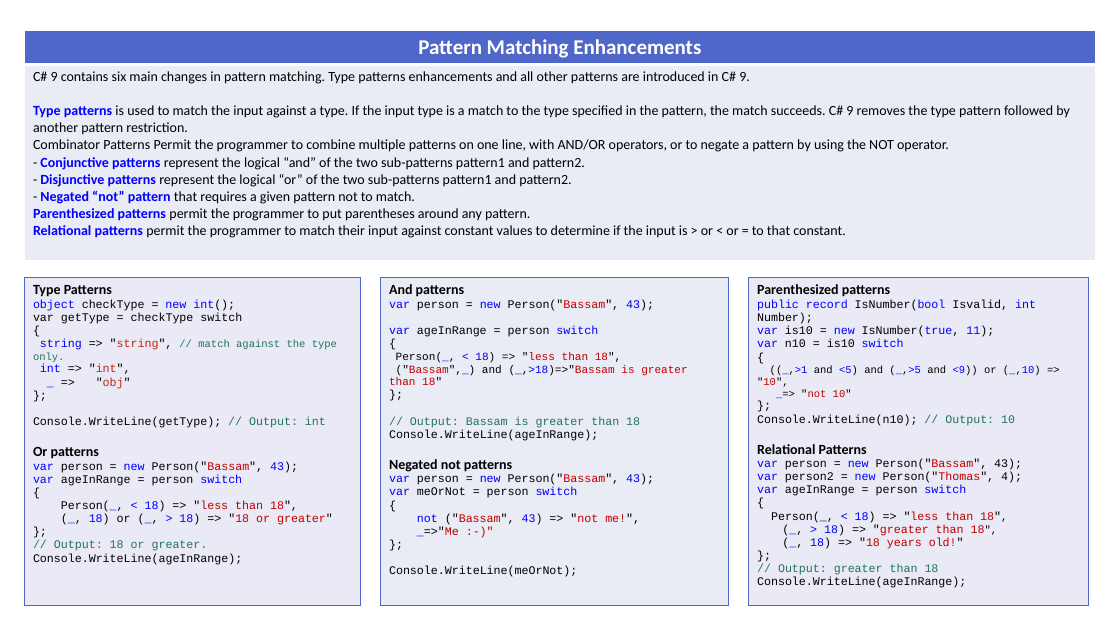
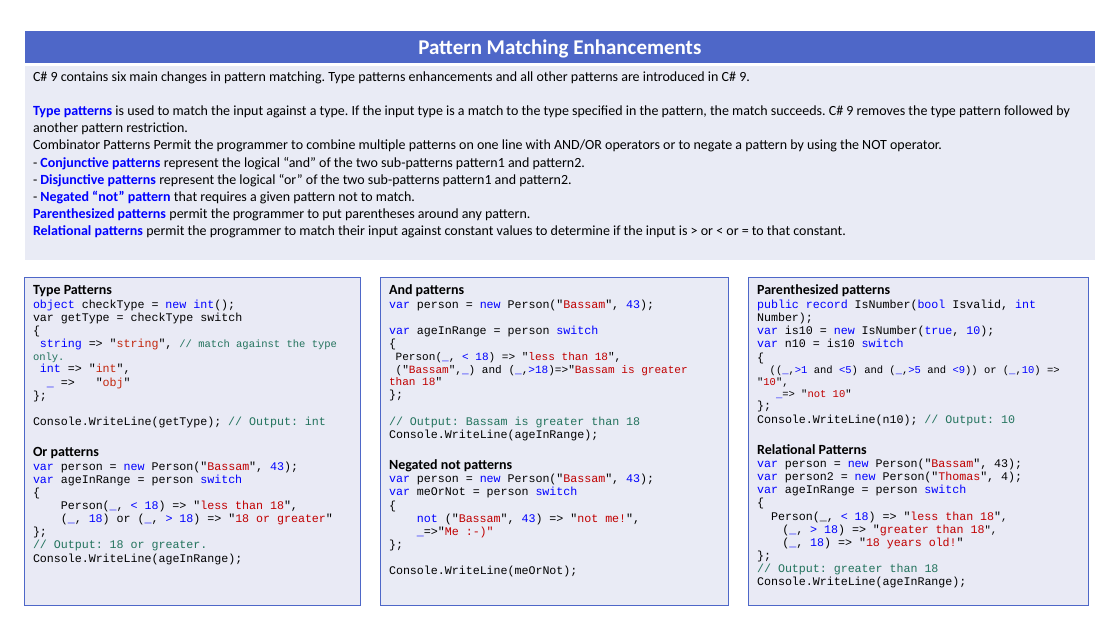
Before and after one commit to alugili/CSharp-9-CheatSheet, a slide deck: slide 2 of CSharp_9_CheatSheet.pptx. Drawn at 1120x630 pixels with LibreOffice and Linux fonts; fonts in the diff are those of the drawing. Boxes give left, top, right and bottom in pixels: in the first picture for what was removed or moved away, otherwise in the second. Text is boxed around its words. In the diff, an @@ line names an element or a change of style, - is before the commit and + after.

```diff
--- a/CSharp_9_CheatSheet.pptx
+++ b/CSharp_9_CheatSheet.pptx
@@ table at <box>24,30,1096,257</box> @@
-row 2, column 1: C# 9 contains six main changes in pattern matching. Type patterns enhancements and all other patterns are introduced in C# 9. / Type patterns is used to match the input against a type. If the input type is a match to the type specified in the pattern, the match succeeds. C# 9 removes the type pattern followed by another pattern restriction. / Combinator Patterns Permit the programmer to combine multiple patterns on one line, with AND/OR operators, or to negate a pattern by using the NOT operator. / - Conjunctive patterns represent the logical “and” of the two sub-patterns pattern1 and pattern2. / - Disjunctive patterns represent the logical “or” of the two sub-patterns pattern1 and pattern2. / - Negated “not” pattern that requires a given pattern not to match. / Parenthesized patterns permit the programmer to put parentheses around any pattern. / Relational patterns permit the programmer to match their input against constant values to determine if the input is > or < or = to that constant.
+row 2, column 1: C# 9 contains six main changes in pattern matching. Type patterns enhancements and all other patterns are introduced in C# 9. / Type patterns is used to match the input against a type. If the input type is a match to the type specified in the pattern, the match succeeds. C# 9 removes the type pattern followed by another pattern restriction. / Combinator Patterns Permit the programmer to combine multiple patterns on one line with AND/OR operators or to negate a pattern by using the NOT operator. / - Conjunctive patterns represent the logical “and” of the two sub-patterns pattern1 and pattern2. / - Disjunctive patterns represent the logical “or” of the two sub-patterns pattern1 and pattern2. / - Negated “not” pattern that requires a given pattern not to match. / Parenthesized patterns permit the programmer to put parentheses around any pattern. / Relational patterns permit the programmer to match their input against constant values to determine if the input is > or < or = to that constant.
@@ table at <box>749,277,1088,606</box> @@
@@ row 1, column 1: "Parenthesized patterns / public record IsNumber(bool Isvalid, int Number); / var is10 = new IsNumber(true, 11); / var n10 = is10 switch / { / ((_,>1 and <5) and (_,>5 and <9)) or (_,10) => "10", / _=> "not 10" / }; / Console.WriteLine(n10); // Output: 10 / Relational Patterns / var person = new Person("Bassam", 43); / var person2 = new Person("Thomas", 4); / var ageInRange = person switch / { / Person(_, < 18) => "less than 18", / (_, > 18) => "greater than 18", / (_, 18) => "18 years old!" / }; / // Output: greater than 18 / Console.WriteLine(ageInRange);" to "Parenthesized patterns / public record IsNumber(bool Isvalid, int Number); / var is10 = new IsNumber(true, 10); / var n10 = is10 switch / { / ((_,>1 and <5) and (_,>5 and <9)) or (_,10) => "10", / _=> "not 10" / }; / Console.WriteLine(n10); // Output: 10 / Relational Patterns / var person = new Person("Bassam", 43); / var person2 = new Person("Thomas", 4); / var ageInRange = person switch / { / Person(_, < 18) => "less than 18", / (_, > 18) => "greater than 18", / (_, 18) => "18 years old!" / }; / // Output: greater than 18 / Console.WriteLine(ageInRange);" @@
```
Also in this commit, not shown: 4 other slides changed, 1 other file.
